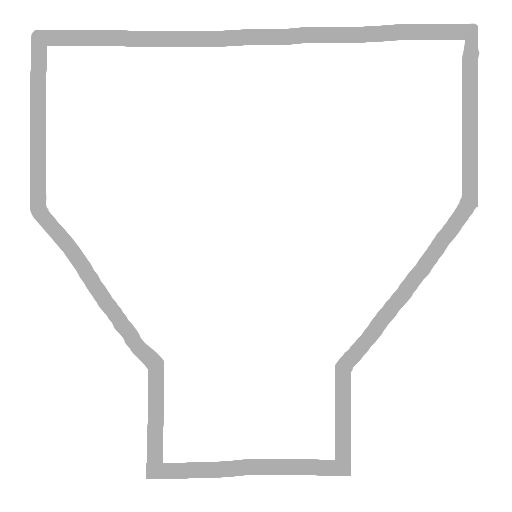
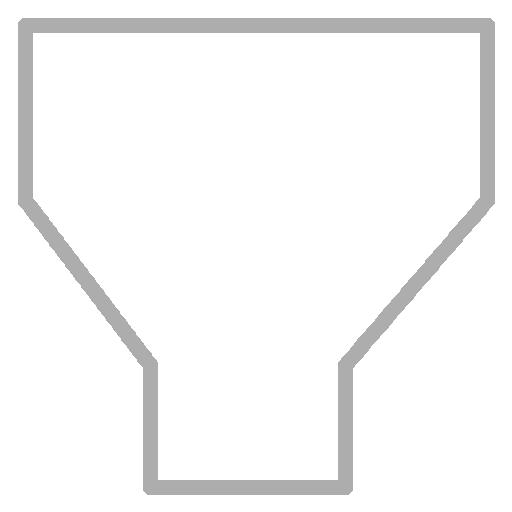
The second 512 x 512 image is a revision of the first. Changes to its layers:
added layer "Layer #3" above "Layer #1" over (18, 18, 495, 495)
hid "Layer #1" over (30, 23, 480, 479)
hid "Layer #2" over (41, 33, 472, 472)
